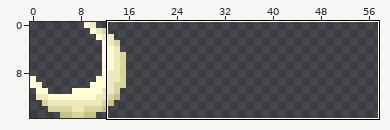
Pixel-art file -- SpaceInvaders/res/img/Misc/BG8Sprite.ase. Above: a wide view before the commit, with the close-up outlined.
Close-up. Before the edit:
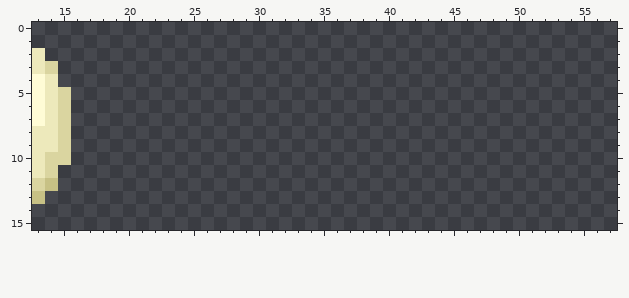
128x16 pixels, 1 frame. Shown: x 13..57, y 0..15. The wide view leaves out empty margins.
Now the later version:
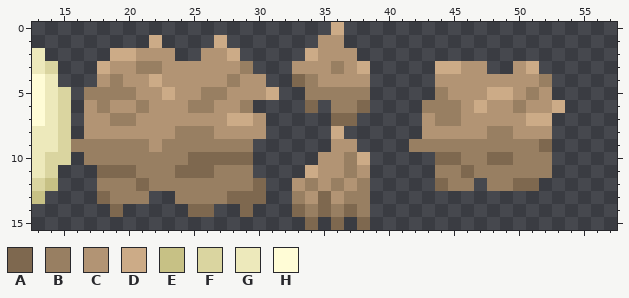
Palette (. is transparent): A #7e684f  B #987f62  C #b29474  D #ccab87  E #c7c185  F #dad5a0  G #ede9bb  H #fffcd6
Diff:
@@ x 13..57 @@
- 0 .............................................
- 1 .............................................
- 2 G............................................
- 3 GF...........................................
- 4 HG...........................................
- 5 HGF..........................................
- 6 HGF..........................................
- 7 HGF..........................................
- 8 GGF..........................................
- 9 GGF..........................................
-10 GFF..........................................
-11 GF...........................................
-12 FE...........................................
-13 E............................................
-14 .............................................
-15 .............................................
+ 0 .......................D.....................
+ 1 .........D....D.......CC.....................
+ 2 G.....DDCCC..CCD.....DCCC....................
+ 3 GF...DCCBBCCCCCCB...CCCBCD.....DDCC..CD......
+ 4 HG...CBCCDCCCCCBCC..ABCCCC.....CCCCCCCCB.....
+ 5 HGF.BBBBCCDCCBBCCCD..BBBBB.....BCCCDDCBC.....
+ 6 HGF.CBCCBCCCBBCCB....A.BBA....BBBCDCCBCCD....
+ 7 HGF.CCBBCCCCCCCDDC.....AA.....CBBCCCCCDD.....
+ 8 GGF.CCCCCCCBBBCCCC.....D......CCCCCBBCCC.....
+ 9 GGFBBBBBBCBBBBBBB......CC....BBBBBBBBBBA.....
+10 GFF.BBBBBBBBAAAAA.....CCBD.....AABBAABBB.....
+11 GF...AAABBBAAABBB....DCCBC.....BBABBBBBB.....
+12 FE...BBBABBBBBBBBA..CBCBCB.....ABB.BBAA......
+13 E....ABBB..BBBBAAA..BCACBB...................
+14 ......A.....AA..A...ABABAB...................
+15 .....................A.A.A...................
Where, in picture pixels (left, top, right, bottom), the same in both close-ups:
added: (71, 22, 565, 230)
